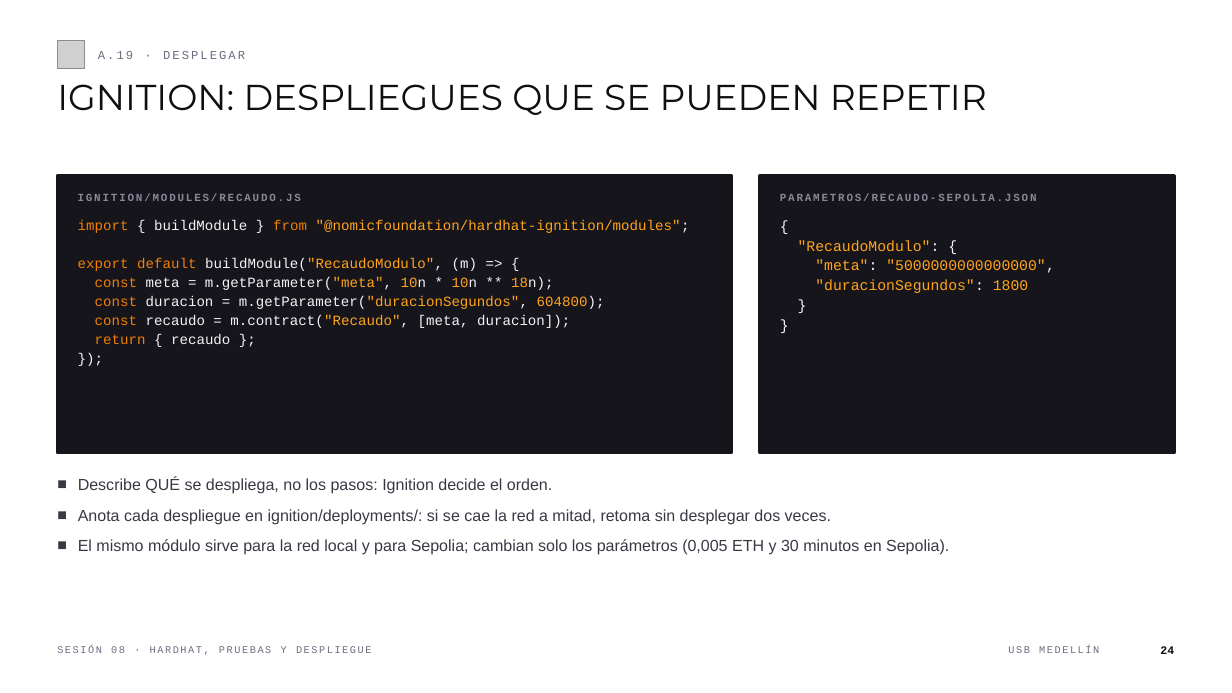
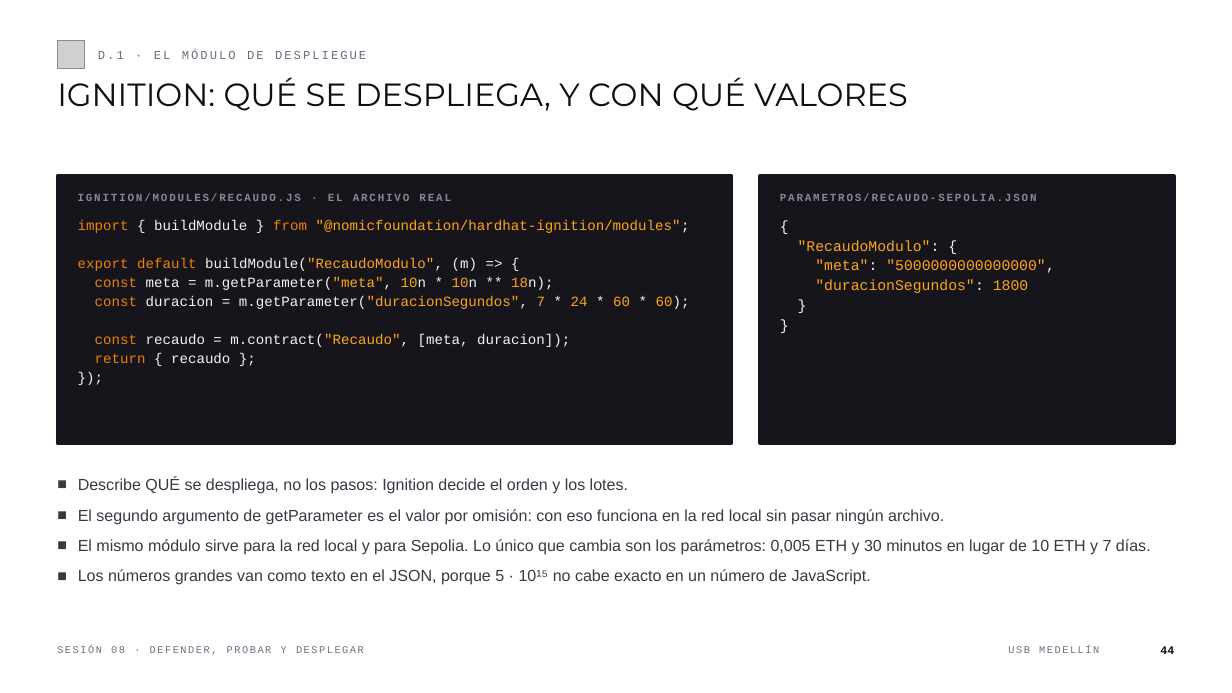
Before and after one commit to andresdapena81/curso-blockchain-web3-usb, a slide deck: slide 44 of material/Sesion-08-Blockchain-Web3.pptx (slide 24 before the commit). Drawn at 1232x693 pixels with LibreOffice and Linux fonts; fonts in the diff are those of the drawing; grey boxes stand for pictures. Boxes give left, top, right and bottom in pixels: in the first picture for what was removed or moved away, otherwise in the second. Text is boxed around its words. In the diff, an @@ line names an element or a change of style, - is before the commit and + after.

```diff
--- a/material/Sesion-08-Blockchain-Web3.pptx
+++ b/material/Sesion-08-Blockchain-Web3.pptx
@@ text at (98, 50, 366, 59): text changed @@
-A.19 · DESPLEGAR
+D.1 · EL MÓDULO DE DESPLIEGUE
@@ text at (57, 77, 908, 111): text changed; size 28 to 25 pt @@
-IGNITION: DESPLIEGUES QUE SE PUEDEN REPETIR
+IGNITION: QUÉ SE DESPLIEGA, Y CON QUÉ VALORES
@@ rectangle: place and size @@
-rectangle at (57, 176, 732, 453)
+rectangle at (57, 176, 732, 444)
@@ rectangle: place and size @@
-rectangle at (760, 176, 1175, 453)
+rectangle at (760, 176, 1175, 444)
@@ text at (78, 193, 451, 201): text changed @@
-IGNITION/MODULES/RECAUDO.JS
+IGNITION/MODULES/RECAUDO.JS · EL ARCHIVO REAL
@@ text at (95, 296, 690, 309): text changed @@
-const duracion = m.getParameter("duracionSegundos", 604800);
+const duracion = m.getParameter("duracionSegundos", 7 * 24 * 60 * 60);
@@ text at (78, 477, 1151, 585): text changed @@
-■ Describe QUÉ se despliega, no los pasos: Ignition decide el orden.
-■ Anota cada despliegue en ignition/deployments/: si se cae la red a mitad, retoma sin desplegar dos veces.
-■ El mismo módulo sirve para la red local y para Sepolia; cambian solo los parámetros (0,005 ETH y 30 minutos en Sepolia).
+■ Describe QUÉ se despliega, no los pasos: Ignition decide el orden y los lotes.
+■ El segundo argumento de getParameter es el valor por omisión: con eso funciona en la red local sin pasar ningún archivo.
+■ El mismo módulo sirve para la red local y para Sepolia. Lo único que cambia son los parámetros: 0,005 ETH y 30 minutos en lugar de 10 ETH y 7 días.
+■ Los números grandes van como texto en el JSON, porque 5 · 10¹⁵ no cabe exacto en un número de JavaScript.
@@ text at (57, 646, 364, 655): text changed @@
-SESIÓN 08 · HARDHAT, PRUEBAS Y DESPLIEGUE
+SESIÓN 08 · DEFENDER, PROBAR Y DESPLEGAR
@@ text at (1160, 646, 1174, 654): text changed @@
-24
+44
```
Also in this commit, not shown: 29 other slides changed, 27 slides added, 13 slides removed, 2 other files.
